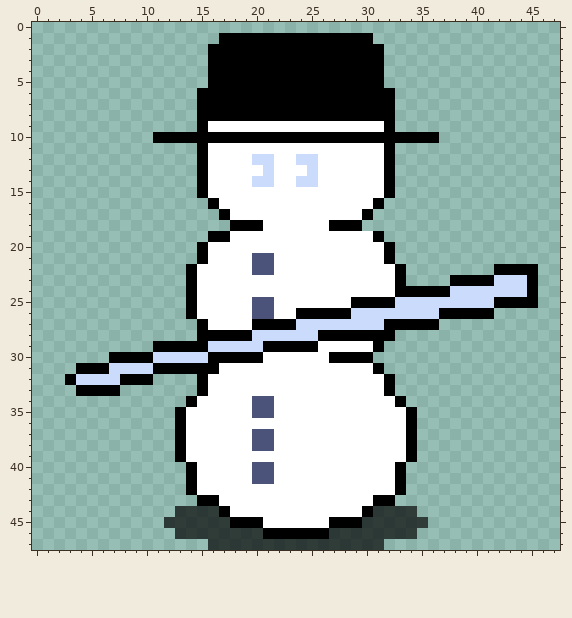
Two states of a pixel-art file, Assets/Sprites/Enemies/Snow Goon.aseprite. That is the earlier state.
48x48 pixels, 1 frame.
After the commit:
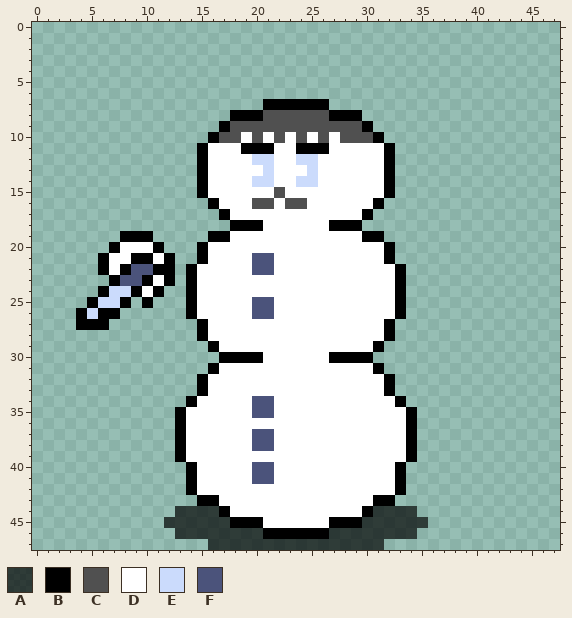
Palette (. is transparent): A #000000af  B #000000  C #505050  D #ffffff  E #cbdbfc  F #4b537b
Commit message: Finished Snow Goon and Glass Cannon
The edit:
Changed rows in their new state; - is an unchanged pixel.
Layers "Weapon + clothes", "Character":
first column x 11:
 1 ------..............------
 2 -----................-----
 3 -----................-----
 4 -----................-----
 5 -----................-----
 6 ----..................----
 7 ----......------......----
 8 ----...---CCCCCC---...----
 9 ----..BCCCCCCCCCCCCB..----
10 .....-CCDCDCDCDCDCCC-.....
11 --------BBB--BBB----------
first column x 3:
15 -------------------C-----------------------
16 -----------------CC-CC---------------------
19 -----BBB-------------------B---------------
20 ----BDDDB----------------------------------
21 ---BDDBBDB---------------------------------
22 ---BDBFFBB-----------------------------....
23 ----BFFBDB-------------------------........
24 ---BEEBDB----------------------............
25 --BEEB-B------------------DDDDB............
26 -BEBB----------------DDDDDDDDDB........----
27 -BBB-------------DDDDDDDDDDDD-....---------
28 -------------DDDDDDDDDDDDDDDD--------------
29 --------.....BDDDDDDDDD--------------------
30 ----..........-----------------------------
31 -............------------------------------
32 ........-----------------------------------
33 -....--------------------------------------
